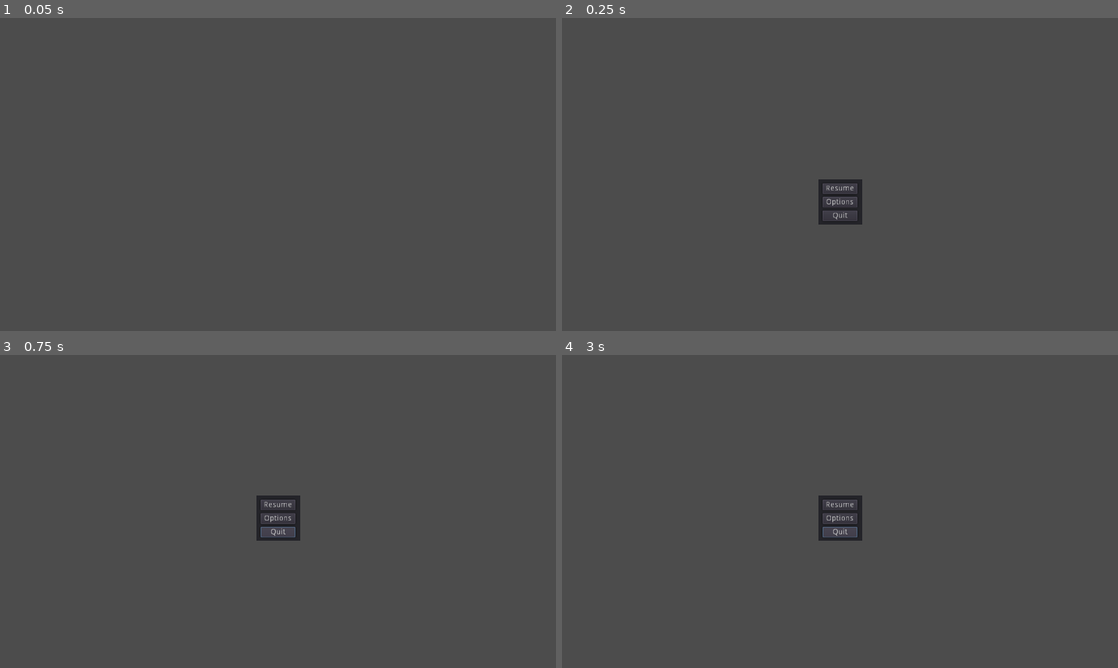
Above: before the commit, frames 1-4 (two rows, left to right).
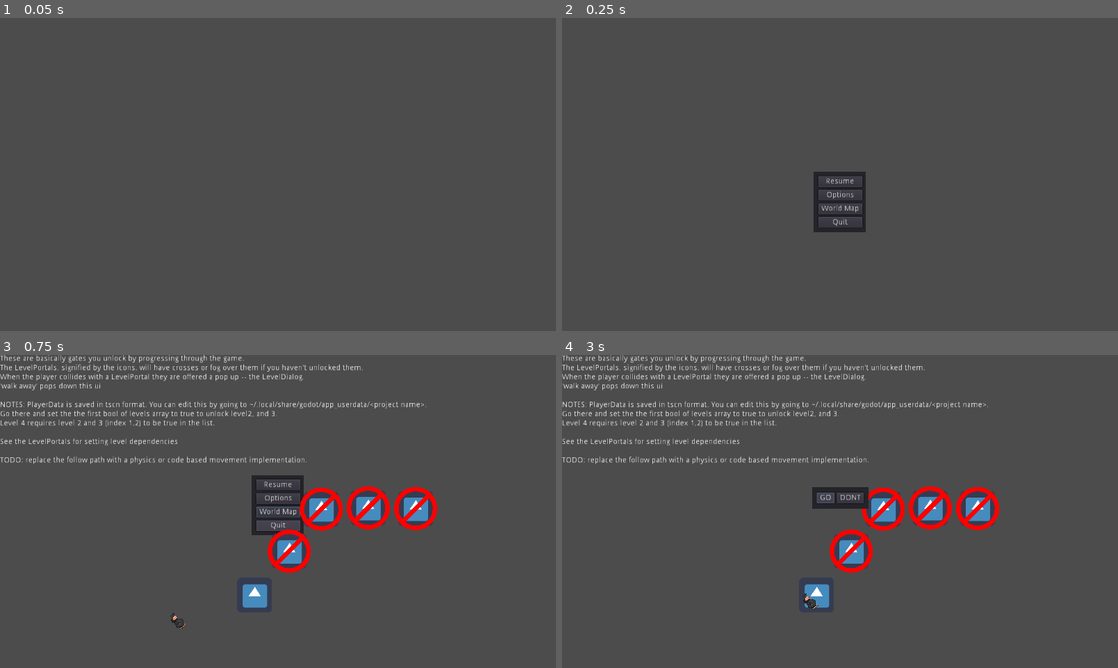
Above: after the commit, the same moments.

Repository: gmeisinger/plug-it-in
Game: Godot game, scene res://scenes/UI/PauseMenu.tscn
The game is run twice, just before and just after one commit, with the same random seed, the same clock (stepped at 60 frames per second) and the same inputs. This scene is started directly instead of the project's main scene. The engine's default icon, where the game draws it, is replaced by a stand-in: a white triangle on a blue panel in a dark square.
Inputs (mouse positions are in pixels of both pictures, inside the frame that each line leads up to):
- Up to frame 1 (0.05 s): no input
- Up to frame 2 (0.25 s): no input
- Up to frame 3 (0.75 s): click (278, 549) at 0.5 s, where only the run after the commit has a clickable "World Map"
- Up to frame 4 (3 s): click (840, 505) at 1.25 s, where only the run before the commit has a clickable "Resume"; click (840, 517) at 2 s, where only the run before the commit has a clickable "Options"; click (823, 533) at 2.75 s, where only the run after the commit has a clickable "GO"

Frame 1 is identical in both runs. In frame 2, 1.2% of the frame differs, in the area x 45-55%, y 49-69%; in frame 3, 7.0%, in the area x 0-79%, y 0-88%; in frame 4, 6.7%.
Error after the commit: Invalid call. Nonexistent function 'queue_free' in base 'Nil'. (res://scenes/autoloads/SceneLoader/SceneLoader.gd:25)

Commit message:
a pause menu

Diff:
--- a/scenes/UI/PauseMenu.gd
+++ b/scenes/UI/PauseMenu.gd
@@ -1,13 +1,25 @@
 extends Control
 
-func _ready():
-	pass
+# Exists only in levels and world map
+
+const TITLE_SCREEN = "res://scenes/ui/Title.tscn"
+const WORLD_MAP = "res://scenes/map/WorldMap.tscn"
+
+func check_world_map():
+	if get_node('/root/WorldMap'):
+		$"VBoxContainer/World Map".hide()
+	else:
+		$"VBoxContainer/World Map".show()
 
 func leave_pause_menu():
 	$AnimationPlayer.play_backwards("Pop")
-	# queue_free() # ?
-	pass
+	yield($AnimationPlayer, "animation_finished")
 
-# Called every frame. 'delta' is the elapsed time since the previous frame.
-#func _process(delta):
-#	pass
+func _on_Quit_pressed():
+	leave_pause_menu()
+	SceneLoader.load_scene(TITLE_SCREEN)
+	self.queue_free()
+
+func _on_World_Map_pressed():
+	leave_pause_menu()
+	SceneLoader.load_scene(WORLD_MAP)
--- a/scenes/UI/PauseMenu.tscn
+++ b/scenes/UI/PauseMenu.tscn
@@ -17,6 +17,23 @@
 "update": 0,
 "values": [ Vector2( 0, 597.913 ), Vector2( 0, -74.1412 ), Vector2( 0, 45.4414 ), Vector2( 0, 0 ) ]
 }
+tracks/1/type = "method"
+tracks/1/path = NodePath(".")
+tracks/1/interp = 1
+tracks/1/loop_wrap = true
+tracks/1/imported = false
+tracks/1/enabled = true
+tracks/1/keys = {
+"times": PoolRealArray( 0, 0.1 ),
+"transitions": PoolRealArray( 1, 1 ),
+"values": [ {
+"args": [  ],
+"method": "hide"
+}, {
+"args": [  ],
+"method": "show"
+} ]
+}
 
 [node name="PauseMenu" type="Control"]
 margin_right = 1024.0
@@ -32,35 +49,43 @@
 anchor_top = 0.5
 anchor_right = 0.5
 anchor_bottom = 0.5
-margin_left = -40.5
-margin_top = -41.5
-margin_right = 40.5
-margin_bottom = 41.5
+margin_left = -48.0
+margin_top = -55.5
+margin_right = 48.0
+margin_bottom = 55.5
 
 [node name="VBoxContainer" type="VBoxContainer" parent="."]
 anchor_left = 0.5
 anchor_top = 0.5
 anchor_right = 0.5
 anchor_bottom = 0.5
-margin_left = -32.0
-margin_top = -34.0
-margin_right = 32.0
-margin_bottom = 34.0
+margin_left = -40.5
+margin_top = -47.5
+margin_right = 40.5
+margin_bottom = 47.5
 custom_constants/separation = 5
 
 [node name="Resume" type="Button" parent="VBoxContainer"]
-margin_right = 64.0
+margin_right = 81.0
 margin_bottom = 20.0
 text = "Resume"
 
 [node name="Options" type="Button" parent="VBoxContainer"]
 margin_top = 25.0
-margin_right = 64.0
+margin_right = 81.0
 margin_bottom = 45.0
 text = "Options"
 
+[node name="World Map" type="Button" parent="VBoxContainer"]
+margin_top = 50.0
+margin_right = 81.0
+margin_bottom = 70.0
+text = "World Map"
+
 [node name="Quit" type="Button" parent="VBoxContainer"]
-margin_top = 50.0
-margin_right = 64.0
-margin_bottom = 70.0
+margin_top = 75.0
+margin_right = 81.0
+margin_bottom = 95.0
 text = "Quit"
+[connection signal="pressed" from="VBoxContainer/World Map" to="." method="_on_World_Map_pressed"]
+[connection signal="pressed" from="VBoxContainer/Quit" to="." method="_on_Quit_pressed"]
--- a/scenes/map/LevelPortal.gd
+++ b/scenes/map/LevelPortal.gd
@@ -3,7 +3,7 @@
 # LevelPortal is an area collider for the LevelDialog to start a level
 
 # LevelPortal depends on LevelDialog in WorldMap
-onready var level_dialog = get_node("../../LevelDialog")
+onready var level_dialog = get_node("/root/WorldMap/LevelDialog")
 
 # set in inspector per LevelPortal.tscn instance
 export (String) var level_name # for display/ui purposes only
